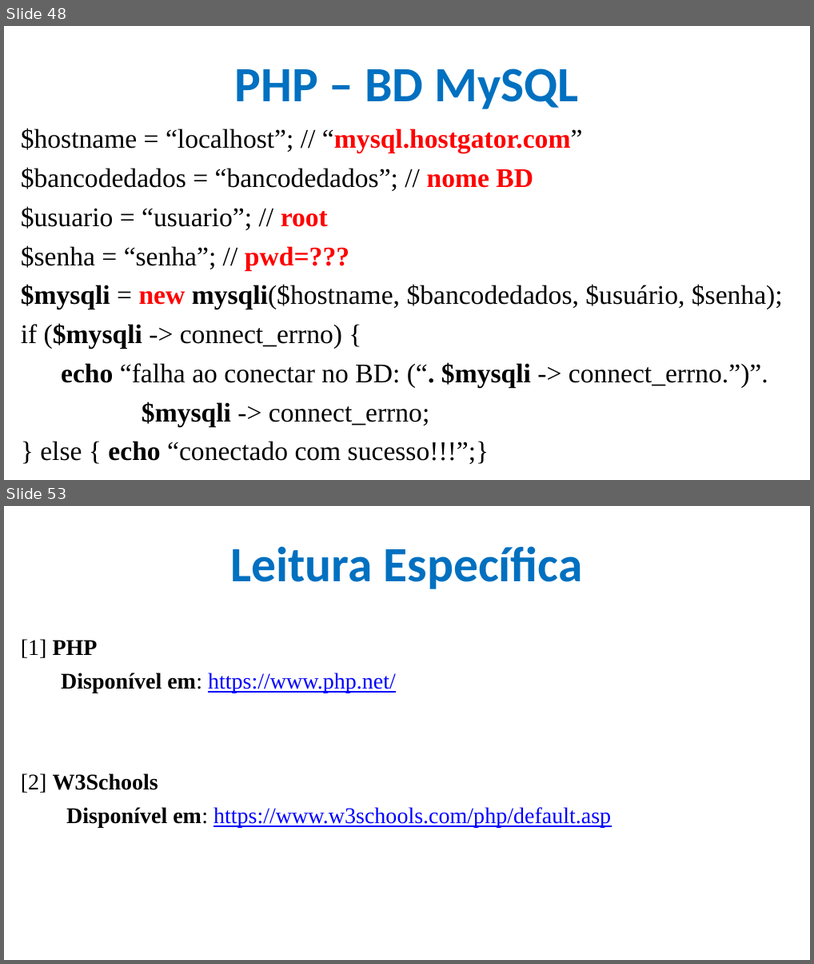
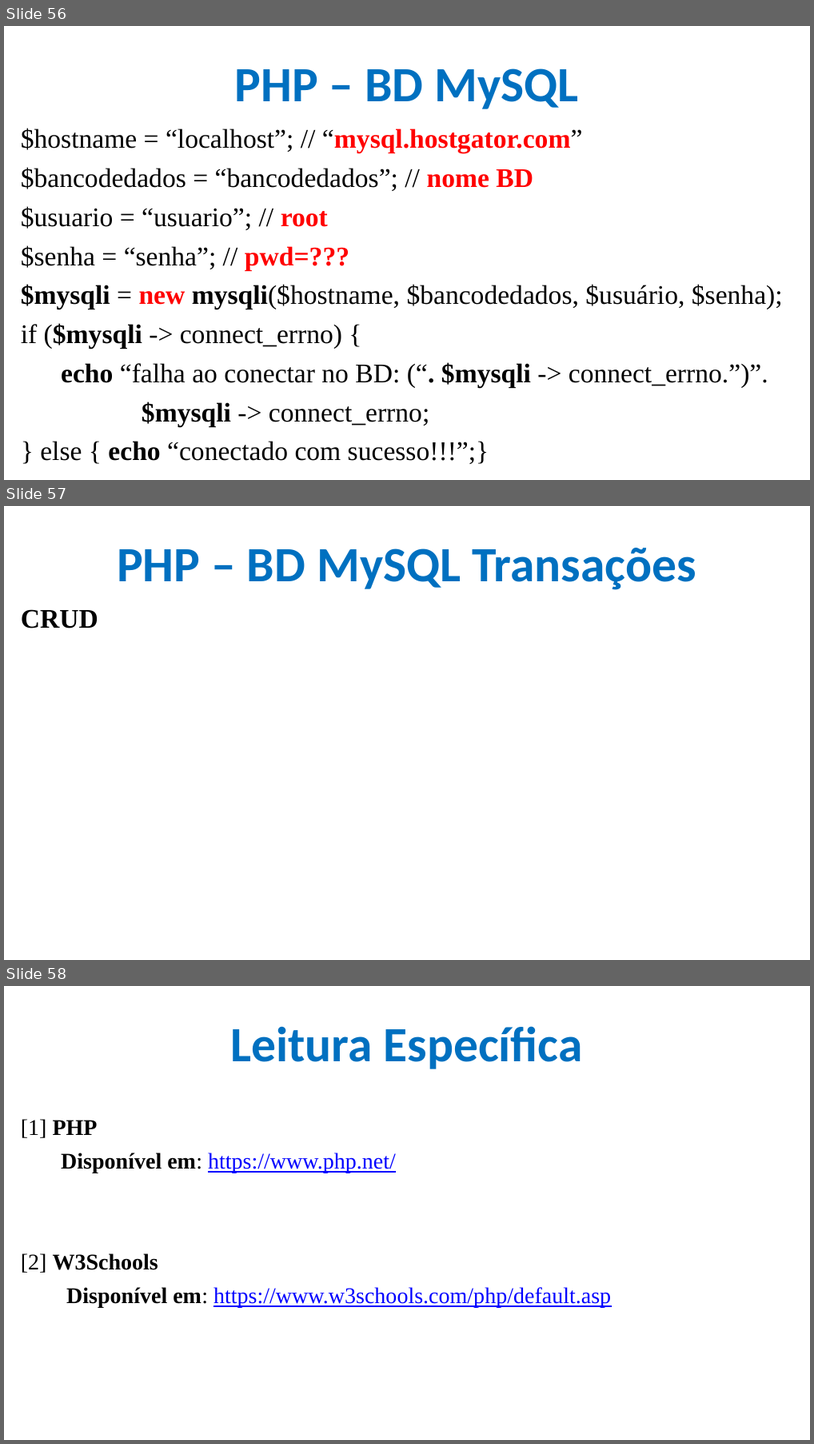
Before and after one commit to CloudEducationBrazil/WydenDesenvolvimentoWebPHP, a slide deck: 01 Classes/Aula 12 e 13 Desenvolvimento Web PHP - PHP.pptx. Shown one above the other, each under a label of ours: slides 48 and 53 before the commit, slides 56, 57 and 58 after it; the slides between them are not shown. The pictures are 814x964 and 814x1444 pixels, drawn with LibreOffice and Linux fonts; fonts in the diff are those of the drawing; background and template pictures are left out. Boxes give left, top, right and bottom in pixels: in the first picture for what was removed or moved away, otherwise in the second. Text is boxed around its words. In the diff, an @@ line names an element or a change of style, - is before the commit and + after.

```diff
--- a/01 Classes/Aula 12 e 13 Desenvolvimento Web PHP - PHP.pptx
+++ b/01 Classes/Aula 12 e 13 Desenvolvimento Web PHP - PHP.pptx
@@ slide 57 added at <box>4,506,810,960</box>, background picture (left out) @@
@@ title added at <box>117,548,696,590</box>, 44 pt, text #0070C0, bold @@
+PHP – BD MySQL Transações
@@ text added at <box>21,609,98,628</box>, 24 pt, text #000000, bold @@
+CRUD
@@ what was slide 48 is now slide 56 @@
@@ what was slide 53 is now slide 58 @@
```
Also in this commit, not shown: 4 slides changed, 4 other slides added.
